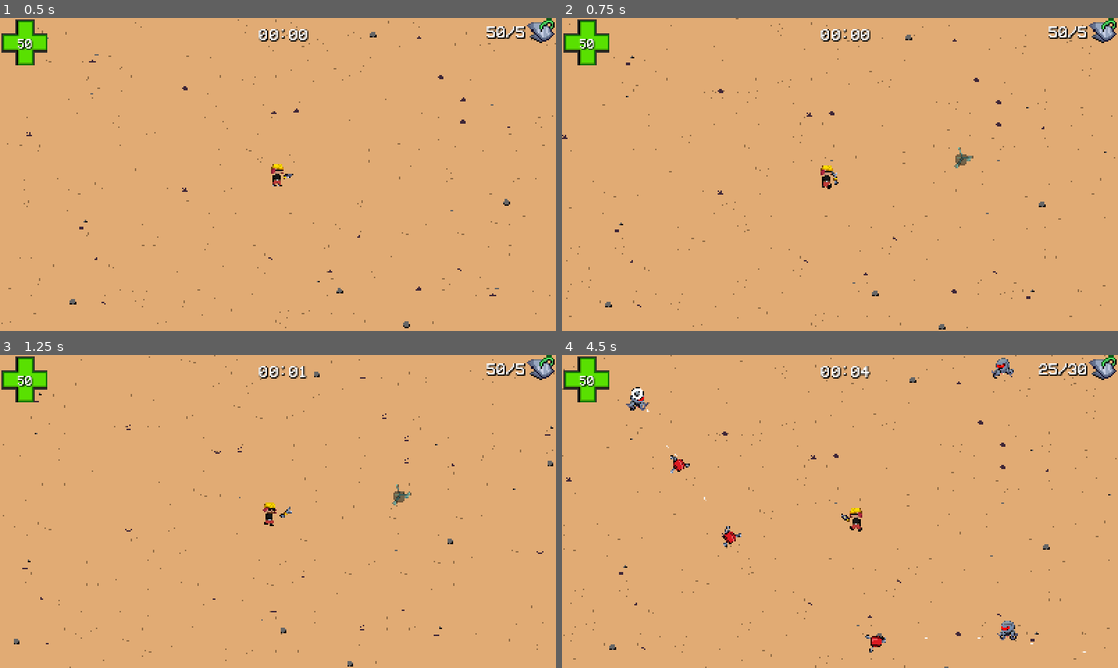
Above: before the commit, frames 1-4 (two rows, left to right).
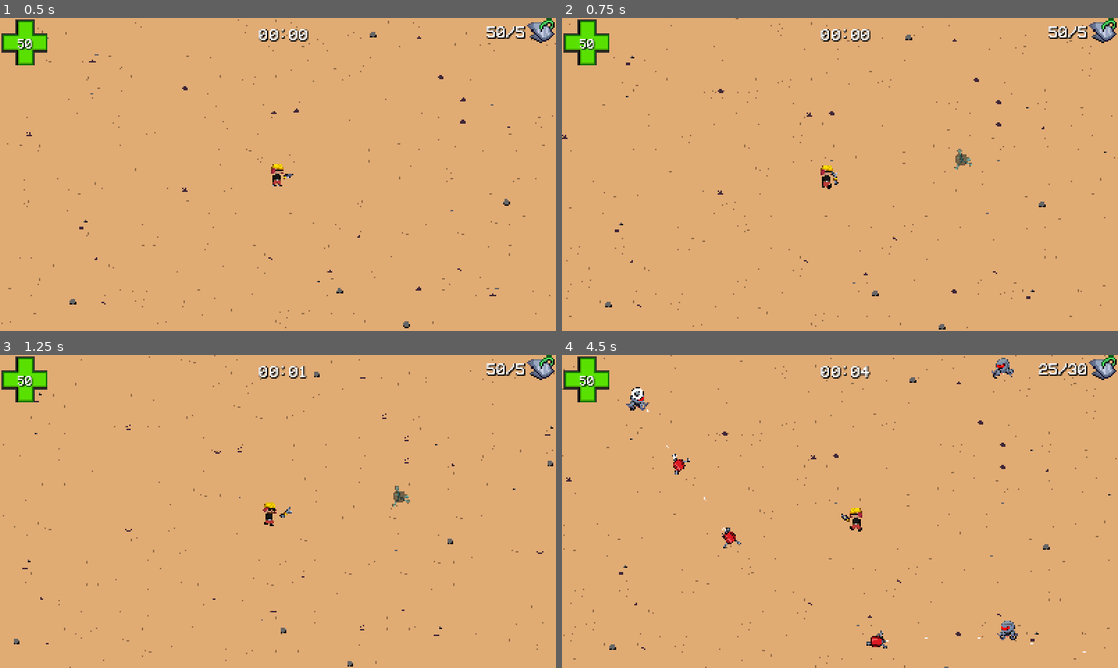
Above: after the commit, the same moments.

Repository: Crash-Out-Engine/NUS-Orbital-2025
Game: Godot game, scene res://scenes/game.tscn
The game is run twice, just before and just after one commit, with the same random seed, the same clock (stepped at 60 frames per second) and the same inputs.
Inputs (mouse positions are in pixels of both pictures, inside the frame that each line leads up to):
- Up to frame 1 (0.5 s): no input
- Up to frame 2 (0.75 s): tap Enter at 0.5 s; move the mouse to (962, 158) at 0.52 s; hold D (right) from 0.53 s (still down); hold Shift (add turret) from 0.53 s (still down)
- Up to frame 3 (1.25 s): keep holding D (right); keep holding Shift (add turret); right-click (400, 495) at 0.8 s
- Up to frame 4 (4.5 s): move the mouse to (728, 527) at 1.27 s; release D (right) at 1.28 s; release Shift (add turret) at 1.28 s; hold S (down) 1.28-2.03 s; right-click (728, 527) at 1.35 s; tap Shift (add turret) at 1.55, 3.05, 4.35 s; move the mouse to (895, 442) at 2.02 s; hold D (right) 2.03-2.78 s; hold Shift (add turret) 2.03-2.78 s; right-click (895, 442) at 2.3 s; move the mouse to (812, 574) at 2.77 s; hold W (up) 2.78-3.53 s; right-click (812, 574) at 2.85 s; move the mouse to (1006, 558) at 3.52 s; hold A (left) from 3.53 s (still down); click (1006, 558) at 3.6 s; right-click (1006, 558) at 3.8 s; move the mouse to (673, 464) at 4.27 s

Frame 1 is identical in both runs. In frame 2, less than 0.1% of the frame differs, in the area x 70-74%, y 41-49%; in frame 3, less than 0.1%; in frame 4, 0.2%, in the area x 19-59%, y 31-96%.

Commit message:
refactor: move visual and audio code into `Visual` and `Audio` nodes in Turret scene
- Reorganize nodes in Turret scene
- Remove visual code in `ranged_AI.gd`
- Add `state_changed` signal in `turret.gd`

Extras:
- Reduce scale dependency in Explosion scene
- Rename AudioStreamPlayer node to GameMusic in Game scene
- Add TODO in `bullet.gd`
- Remove redudant line in `chunk_tile_map.gd`

Diff:
--- a/scenes/explosion.tscn
+++ b/scenes/explosion.tscn
@@ -55,10 +55,9 @@
 }]
 
 [sub_resource type="CircleShape2D" id="CircleShape2D_er6rp"]
-radius = 9.0
+radius = 18.0
 
 [node name="Explosion" type="Area2D"]
-scale = Vector2(2, 2)
 priority = 1
 script = ExtResource("1_17npe")
 
@@ -67,6 +66,7 @@
 bus = &"SFX"
 
 [node name="AnimatedSprite2D" type="AnimatedSprite2D" parent="."]
+scale = Vector2(2, 2)
 sprite_frames = SubResource("SpriteFrames_ts3es")
 frame = 5
 frame_progress = 1.0
--- a/scenes/game.tscn
+++ b/scenes/game.tscn
@@ -384,7 +384,7 @@
 z_index = 100
 script = ExtResource("10_vtaks")
 
-[node name="AudioStreamPlayer" type="AudioStreamPlayer" parent="."]
+[node name="GameMusic" type="AudioStreamPlayer" parent="."]
 stream = ExtResource("15_ir15t")
 autoplay = true
 bus = &"Music"
--- a/scenes/turret.tscn
+++ b/scenes/turret.tscn
@@ -10,9 +10,14 @@
 [ext_resource type="Resource" uid="uid://dl56w1h7wf83j" path="res://resources/effect_mods/base_damage.tres" id="7_mqfwu"]
 [ext_resource type="Texture2D" uid="uid://06sdtfwasbao" path="res://assets/sprites/turret_spritesheet.png" id="8_0dv4j"]
 [ext_resource type="AudioStream" uid="uid://dc66si5kieoq4" path="res://assets/audio/sound_effects/laser_gunshot.wav" id="9_tg0ex"]
+[ext_resource type="Script" uid="uid://crg4hg2cfow05" path="res://scripts/turret_scene/audio.gd" id="10_6k4ik"]
+[ext_resource type="Script" uid="uid://cywswu1o8bqjs" path="res://scripts/turret_scene/visuals.gd" id="12_fp1kq"]
 
 [sub_resource type="CircleShape2D" id="CircleShape2D_0dv4j"]
-radius = 18.0278
+radius = 18.0
+
+[sub_resource type="CircleShape2D" id="CircleShape2D_tg0ex"]
+radius = 38.0
 
 [sub_resource type="AtlasTexture" id="AtlasTexture_0dv4j"]
 atlas = ExtResource("8_0dv4j")
@@ -62,17 +67,8 @@
 "speed": 0.0
 }]
 
-[sub_resource type="CircleShape2D" id="CircleShape2D_tg0ex"]
-radius = 38.0132
-
 [node name="Turret" type="StaticBody2D" groups=["allies"]]
 script = ExtResource("1_x3mc5")
-
-[node name="BaseSprite" type="Sprite2D" parent="."]
-scale = Vector2(2, 2)
-texture = ExtResource("8_0dv4j")
-hframes = 4
-vframes = 2
 
 [node name="CollisionShape2D" type="CollisionShape2D" parent="."]
 shape = SubResource("CircleShape2D_0dv4j")
@@ -106,20 +102,33 @@
 [node name="Barrel" type="Node2D" parent="Ranged"]
 position = Vector2(26, 0)
 
-[node name="GunSprite" type="AnimatedSprite2D" parent="Ranged"]
-scale = Vector2(2, 2)
-sprite_frames = SubResource("SpriteFrames_eo4u0")
-animation = &"idle"
-
-[node name="GunSound" type="AudioStreamPlayer" parent="Ranged"]
-stream = ExtResource("9_tg0ex")
-volume_db = -8.0
-pitch_scale = 2.0
-bus = &"SFX"
-
 [node name="PlacementArea" type="Area2D" parent="."]
 collision_layer = 2
 collision_mask = 3
 
 [node name="CollisionShape2D" type="CollisionShape2D" parent="PlacementArea"]
 shape = SubResource("CircleShape2D_tg0ex")
+
+[node name="Audio" type="Node" parent="."]
+script = ExtResource("10_6k4ik")
+
+[node name="GunSound" type="AudioStreamPlayer" parent="Audio"]
+stream = ExtResource("9_tg0ex")
+volume_db = -8.0
+pitch_scale = 2.0
+bus = &"SFX"
+
+[node name="Visuals" type="Node2D" parent="."]
+script = ExtResource("12_fp1kq")
+
+[node name="BodySprite" type="AnimatedSprite2D" parent="Visuals"]
+z_index = 1
+scale = Vector2(2, 2)
+sprite_frames = SubResource("SpriteFrames_eo4u0")
+animation = &"fire"
+
+[node name="BaseSprite" type="Sprite2D" parent="Visuals"]
+scale = Vector2(2, 2)
+texture = ExtResource("8_0dv4j")
+hframes = 4
+vframes = 2
--- a/scripts/bullet.gd
+++ b/scripts/bullet.gd
@@ -24,7 +24,7 @@
 		explosion.global_position = global_position
 		explosion.team = team
 		explosion.effects = effects
-		get_parent().add_child(explosion)
+		get_parent().add_child(explosion) # TODO: fix this line's error
 		explosion.explode()
 		if($Destroyable.try_die()):
 			queue_free()
--- a/scripts/components/ranged_AI.gd
+++ b/scripts/components/ranged_AI.gd
@@ -3,25 +3,9 @@
 
 const _BULLET_SCENE = preload("res://scenes/bullet.tscn")
 
-@onready var has_gun_anim = has_node('GunSprite')
-@onready var has_gun_sound = has_node('GunSound')
-
-
-func _ready() -> void:
-	if has_gun_anim:
-		bullet_spawned.connect(animate_fire)
-	if has_gun_sound:
-		bullet_spawned.connect(play_fire)
-
-
-func play_idle() -> void:
-	if(has_gun_anim):
-		$GunSprite.play("idle")
-
 
 func _physics_process(_delta: float) -> void:
 	if !active or !ranged_cooldown.can_ranged():
-		play_idle()
 		return
 
 	var team = ""
@@ -30,11 +14,10 @@
 	var target_provider := load("res://resources/target_provider.tres") as TargetProvider
 	var target = target_provider.get_target(get_parent().global_position, team)
 	if target == null:
-		play_idle()
 		return
-	if has_gun_anim:
-		look_at(target.global_position)
-		$GunSprite.flip_v = target.global_position < global_position
+
+	# Ranged now has a valid target and can fire.
+	look_at(target.global_position)
 
 	var bullet: Bullet = _BULLET_SCENE.instantiate()
 	bullet.effects.assign(
@@ -50,12 +33,3 @@
 
 	ranged_cooldown.do_ranged()
 	bullet_spawned.emit(bullet)
-
-
-func animate_fire(_bullet):
-	$GunSprite.sprite_frames.set_animation_speed("fire", 4.0 / ranged_cooldown.value)
-	$GunSprite.play("fire")
-
-
-func play_fire(_bullet):
-	$GunSound.play()
--- a/scripts/game_scene/chunk_tile_map.gd
+++ b/scripts/game_scene/chunk_tile_map.gd
@@ -15,7 +15,6 @@
 
 
 func _process(_delta: float) -> void:
-	tile_set.tile_size
 	var player_chunk_position := floor(
 			(local_to_map(player.position)/Vector2i(2,2) as Vector2) /
 			(chunk_size as Vector2)) as Vector2i
--- a/scripts/player_scene/player.gd
+++ b/scripts/player_scene/player.gd
@@ -58,7 +58,7 @@
 		hand_action = Hand.HOLDING_GUN
 
 	if Input.is_action_just_pressed("melee"):
-		if(hand_action == Hand.HOLDING_GUN):
+		if (hand_action == Hand.HOLDING_GUN):
 			hand_action = Hand.FIRING_WRENCH
 
 
@@ -73,9 +73,9 @@
 		if current_turret != null:
 			current_turret.global_position = get_global_mouse_position()
 			if !can_place_turret():
-				current_turret.set_visual_modulate(Color(1, 0, 0, 0.5))
+				current_turret.get_node_or_null(^"Visuals").set_visual_modulate(Color(1, 0, 0, 0.5))
 			else:
-				current_turret.set_visual_modulate(Color(0, 1, 1, 0.5))
+				current_turret.get_node_or_null(^"Visuals").set_visual_modulate(Color(0, 1, 1, 0.5))
 
 	if Input.is_action_just_released("add turret"):
 		if current_turret != null:
--- /dev/null
+++ b/scripts/turret_scene/audio.gd
@@ -0,0 +1,12 @@
+extends Node
+
+@onready var gun_sound := $GunSound as AudioStreamPlayer
+@onready var turret_ranged := $"../Ranged" as RangedBase
+
+
+func _ready() -> void:
+	turret_ranged.bullet_spawned.connect(func(_bullet): play_gun_sound())
+
+
+func play_gun_sound() -> void:
+	gun_sound.play()
--- a/scripts/turret_scene/turret.gd
+++ b/scripts/turret_scene/turret.gd
@@ -1,5 +1,7 @@
 class_name Turret
 extends StaticBody2D
+
+signal state_changed(from: State, to: State)
 
 enum State {
 	DEFAULT,
@@ -11,26 +13,21 @@
 	CANCELLED,
 }
 
-const BLEED_TIME = 0.125
-const V_MODULATE = 100000000
-
 var state: State:
 	set(value):
 		var prev_state = state
 		state = value
 		if prev_state != state:
 			handle_state_changed(prev_state, state)
+			state_changed.emit(prev_state, state)
 var player: Player
 
 @onready var _team: String = $TargetPriority.team
-@onready var body_sprite = $Ranged/GunSprite
 
 
 func _ready() -> void:
 	state = State.PLACING
-	$BaseSprite.rotation = randf_range(0.0, 360.0)
 	$Health.just_emptied.connect(func(): state = State.DESTROYED)
-	$Health.just_reduced.connect(bleed)
 
 
 func advance_state():
@@ -53,7 +50,6 @@
 	match [from, to]:
 		[_, State.PLACING]:
 			set_collidable(false)
-			set_visual_modulate(Color(0, 1, 1, 0.5))
 			$Ranged.active = false
 			$TargetPriority.team = ""
 
@@ -62,21 +58,17 @@
 			set_collision_layer_value(1, false)
 			set_collision_layer_value(2, true)
 			set_collision_mask_value(1, false)
-			set_visual_modulate(Color(1, 1, 1, 0.1))
 
 		[_, State.BUILDING]:
 			set_collision_layer_value(1, true)
 			set_collision_layer_value(2, false)
 			set_collision_mask_value(1, true)
-			set_visual_modulate(Color(1, 1, 1, 0.5))
 			$TargetPriority.team = _team
 
 		[_, State.OPERATIONAL]:
-			set_visual_modulate(Color(1, 1, 1, 1))
 			$Ranged.active = true
 
 		[_, State.DESTROYED]:
-			body_sprite.modulate.v = V_MODULATE
 			if (player != null): # HACK: turret should not call player code (not that often, at least)
 				player.turrets_placed -= 1
 				player.turret_cost = (player.turrets_placed + 1) * player.turrets_placed * 5 / 2
@@ -94,21 +86,5 @@
 	$CollisionShape2D.set_deferred("disabled", not value)
 
 
-func set_visual_modulate(color: Color) -> void:
-	$BaseSprite.self_modulate = color
-	$Ranged/GunSprite.self_modulate = color
-
-
 func is_overlapping() -> bool:
 	return $PlacementArea.get_overlapping_bodies().any(func(body): return body.get_node_or_null(^"Hitbox") != null)
-
-
-func _process(delta: float) -> void:
-	if (body_sprite.modulate.v > 1.0):
-		body_sprite.modulate.v -= V_MODULATE * delta / BLEED_TIME
-		if (body_sprite.modulate.v <= 1.0):
-			body_sprite.modulate.v = 1.0
-
-
-func bleed(_amount: float):
-	body_sprite.modulate.v = V_MODULATE
--- /dev/null
+++ b/scripts/turret_scene/visuals.gd
@@ -0,0 +1,64 @@
+extends Node2D
+
+const BLEED_TIME = 0.125
+const V_MODULATE = 100000000
+
+@onready var base_sprite := $BaseSprite as Sprite2D
+@onready var body_sprite := $BodySprite as AnimatedSprite2D
+@onready var turret := $".." as Turret
+@onready var turret_ranged := $"../Ranged" as RangedBase
+@onready var turret_health := $"../Health" as Health
+
+
+func _ready() -> void:
+	turret_ranged.bullet_spawned.connect(func(_bullet): play_fire_anim())
+	turret_health.just_reduced.connect(func(_amount): bleed())
+	turret.state_changed.connect(handle_state_changed)
+	base_sprite.rotation = randf_range(0.0, 360.0)
+
+
+func _process(delta: float) -> void:
+	# Animation & transform
+	if !body_sprite.is_playing():
+		play_idle_anim()
+	body_sprite.transform = body_sprite.transform.rotated(
+			turret_ranged.transform.get_rotation() - body_sprite.transform.get_rotation())
+
+	# Modulate effect
+	if (body_sprite.modulate.v > 1.0):
+		body_sprite.modulate.v -= V_MODULATE * delta / BLEED_TIME
+		if (body_sprite.modulate.v <= 1.0):
+			body_sprite.modulate.v = 1.0
+
+
+func handle_state_changed(from: Turret.State, to: Turret.State) -> void:
+	match [from, to]:
+		[_, Turret.State.PLACING]:
+			set_visual_modulate(Color(0, 1, 1, 0.5))
+
+		[_, Turret.State.PLANNED]:
+			set_visual_modulate(Color(1, 1, 1, 0.1))
+
+		[_, Turret.State.BUILDING]:
+			set_visual_modulate(Color(1, 1, 1, 0.5))
+
+		[_, Turret.State.OPERATIONAL]:
+			set_visual_modulate(Color(1, 1, 1, 1))
+
+
+func play_idle_anim() -> void:
+	body_sprite.play("idle")
+
+
+func play_fire_anim() -> void:
+	body_sprite.sprite_frames.set_animation_speed("fire", 4.0 / turret_ranged.ranged_cooldown.value)
+	body_sprite.play("fire")
+
+
+func set_visual_modulate(color: Color) -> void:
+	base_sprite.self_modulate = color
+	body_sprite.self_modulate = color
+
+
+func bleed() -> void:
+	body_sprite.modulate.v = V_MODULATE
Not shown: 1 places in scenes/explosion.tscn that only renumber resources
Not shown: 1 places in scenes/turret.tscn that only renumber resources
Not shown, added: scripts/turret_scene/audio.gd.uid
Not shown, added: scripts/turret_scene/visuals.gd.uid
